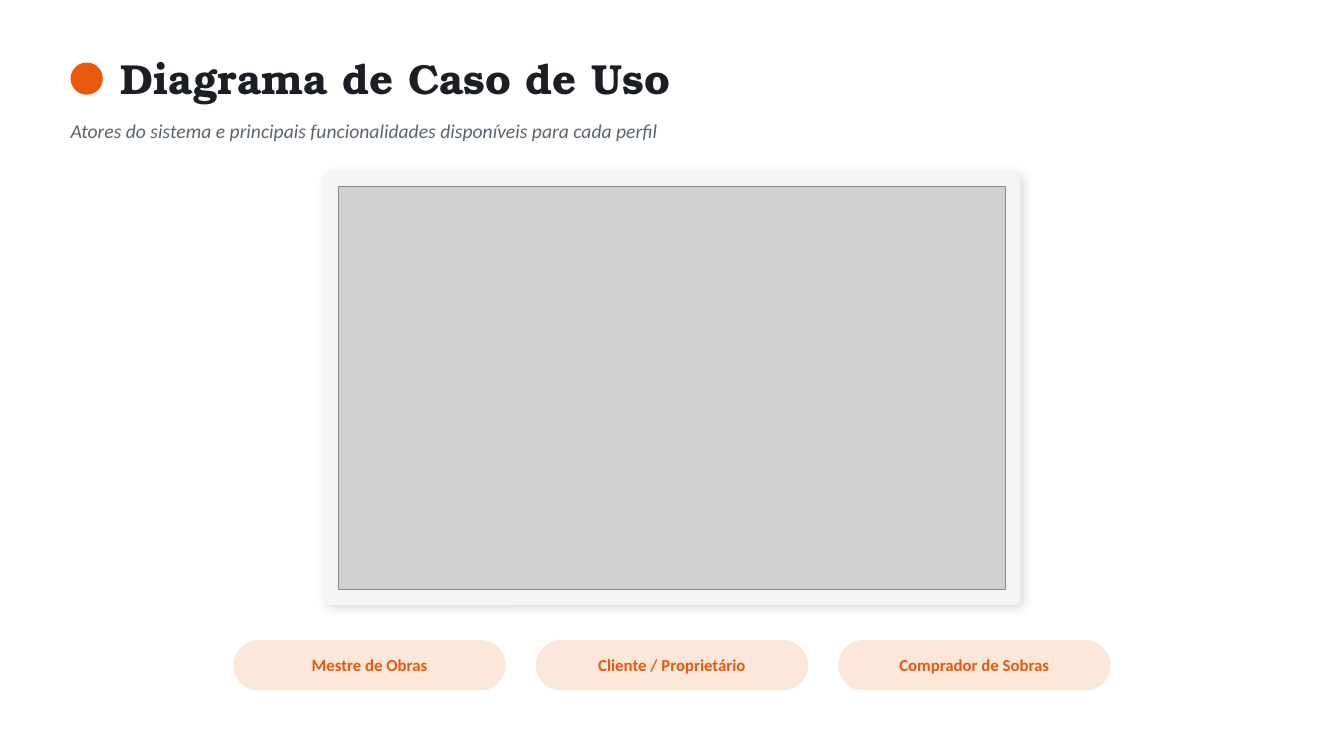
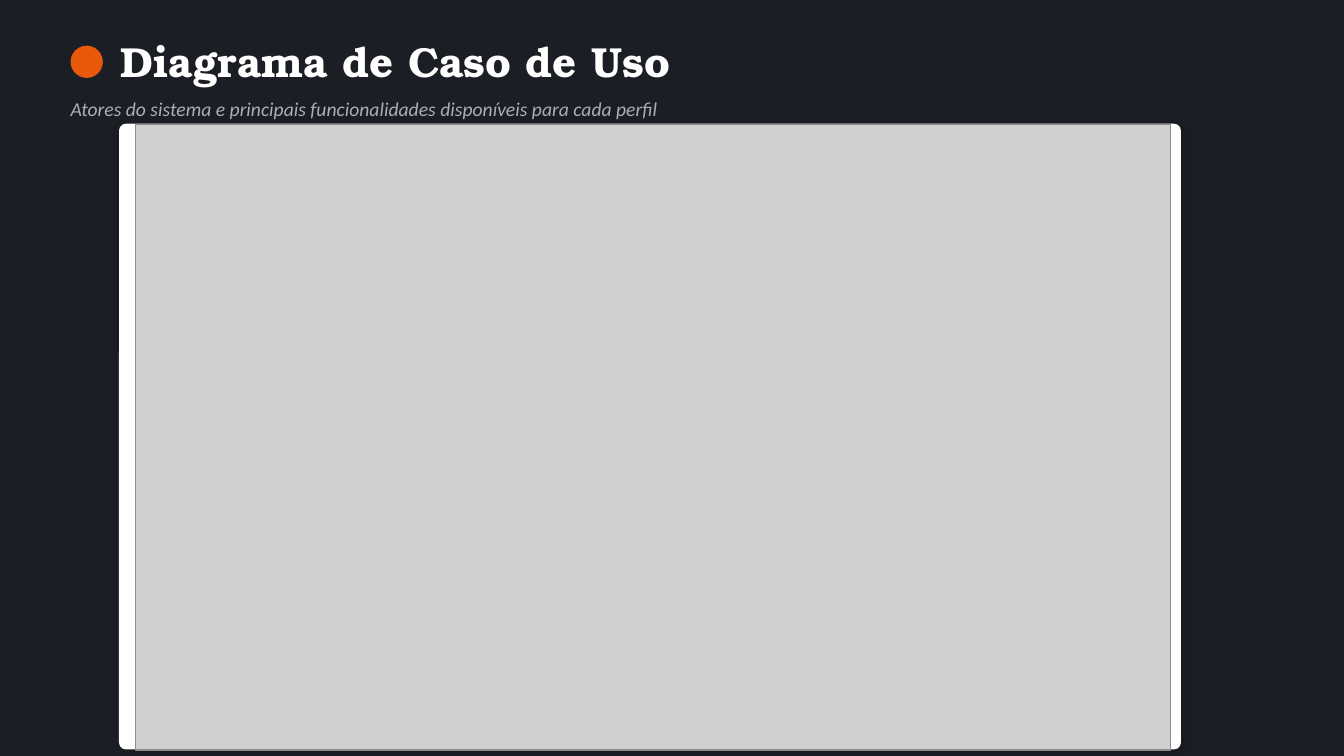
Before and after one commit to machadods/iaobra, a slide deck: slide 5 of doc/IAOBRA_Apresentacao.pptx. Drawn at 1344x756 pixels with LibreOffice and Linux fonts; fonts in the diff are those of the drawing; grey boxes stand for pictures. Boxes give left, top, right and bottom in pixels: in the first picture for what was removed or moved away, otherwise in the second. Text is boxed around its words. In the diff, an @@ line names an element or a change of style, - is before the commit and + after.

```diff
--- a/doc/IAOBRA_Apresentacao.pptx
+++ b/doc/IAOBRA_Apresentacao.pptx
@@ background #FFFFFF to #1B1E24 @@
@@ text "Diagrama de Caso de Uso": place and size @@
-text "Diagrama de Caso de Uso" at [121, 62, 670, 105]
+text "Diagrama de Caso de Uso" at [121, 45, 670, 88]
@@ text "Diagrama de Caso de Uso" at [121, 45, 670, 88]: text colour #1B1E24 to #FFFFFF @@
@@ ellipse: place and size @@
-ellipse at [71, 63, 103, 95]
+ellipse at [71, 45, 103, 78]
@@ text "Atores do sistema e principais ...": place and size @@
-text "Atores do sistema e principais ..." at [71, 124, 657, 141]
+text "Atores do sistema e principais ..." at [71, 102, 657, 119]
@@ text "Atores do sistema e principais ..." at [71, 102, 657, 119]: text colour #5B6472 to #A9AFB8 @@
@@ rounded rectangle: place and size @@
-rounded rectangle at [324, 171, 1020, 605]
+rounded rectangle at [119, 124, 1181, 750]
@@ rounded rectangle at [119, 124, 1181, 750]: fill #F4F5F6 to #FFFFFF; proportions changed @@
@@ picture: place and size @@
-picture at [339, 187, 1005, 590]
+picture at [136, 125, 1171, 750]
@@ rounded rectangle removed at [234, 640, 506, 691] @@
@@ text removed at [312, 659, 427, 671] @@
-Mestre de Obras
@@ rounded rectangle removed at [536, 640, 809, 691] @@
@@ text removed at [598, 659, 745, 674] @@
-Cliente / Proprietário
@@ rounded rectangle removed at [839, 640, 1111, 691] @@
@@ text removed at [899, 659, 1050, 674] @@
-Comprador de Sobras
```
Also in this commit, not shown: 4 other slides changed, 4 slides added, 9 other files.
